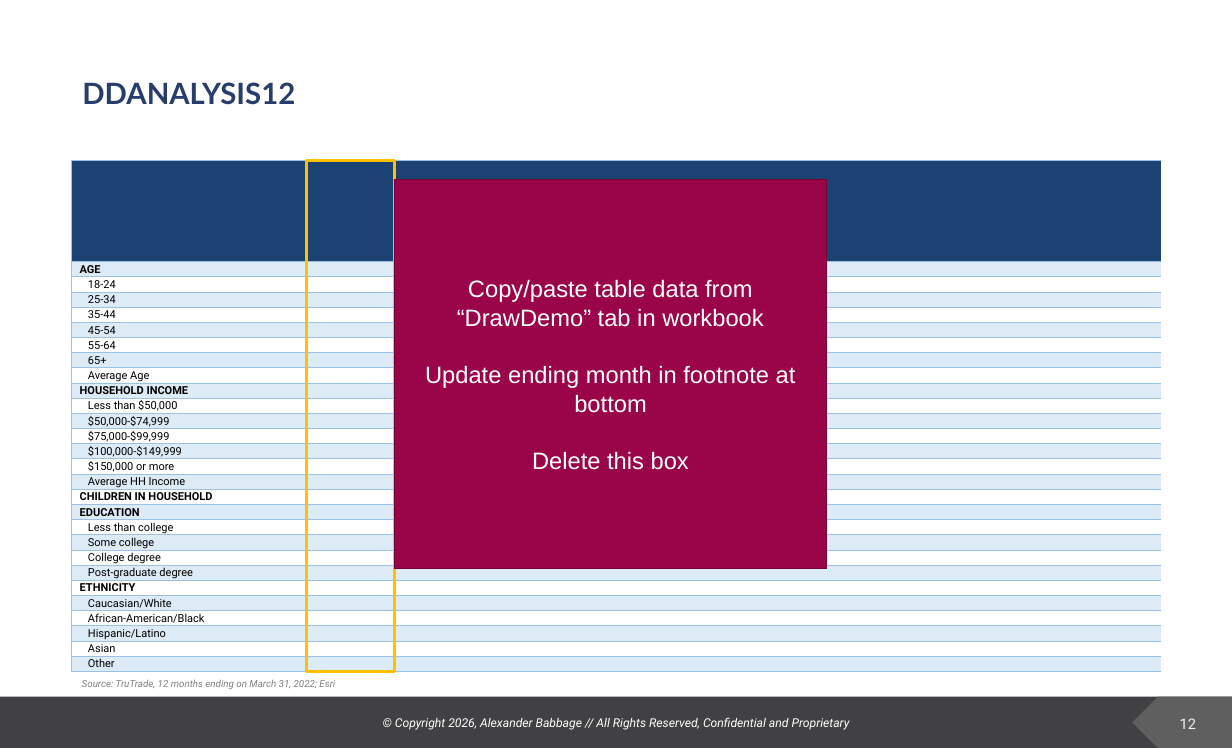
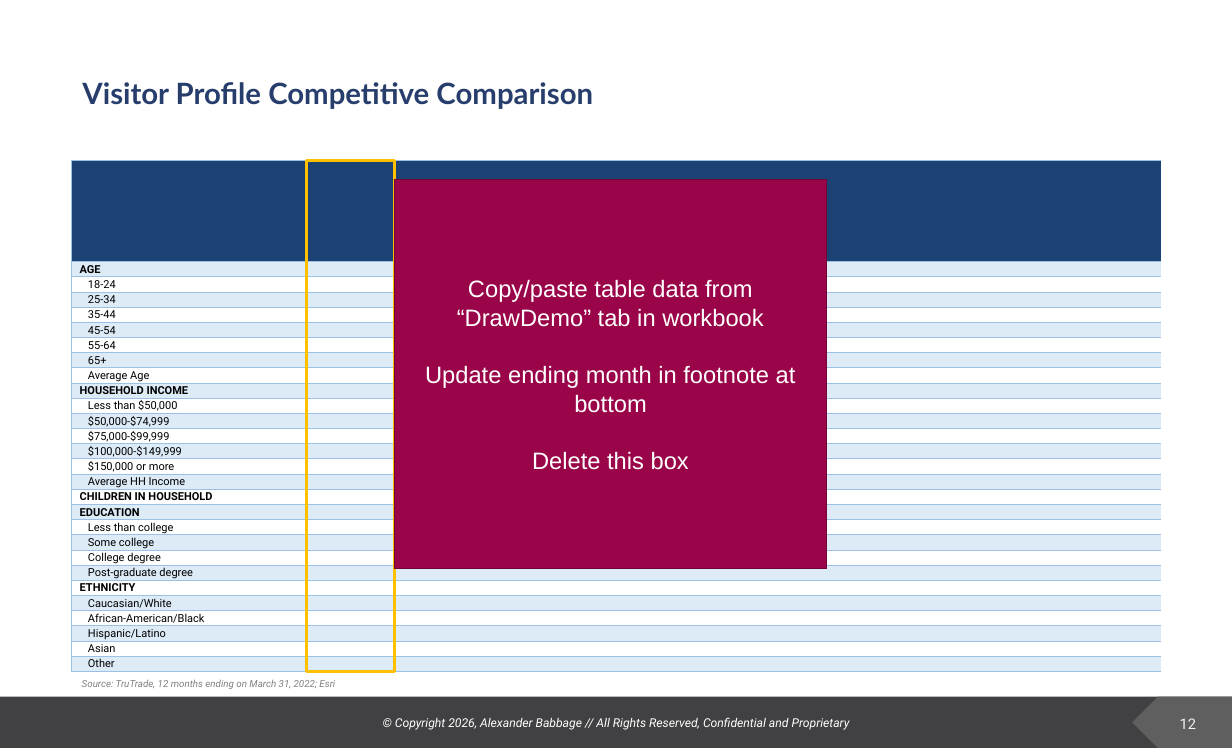
Before and after one commit to deeemdeeem/tt-report-automation, a slide deck: slide 12 of TT_report.pptx. Drawn at 1232x748 pixels with LibreOffice and Linux fonts; fonts in the diff are those of the drawing; background and template pictures are left out. Boxes give left, top, right and bottom in pixels: in the first picture for what was removed or moved away, otherwise in the second. Text is boxed around its words. In the diff, an @@ line names an element or a change of style, - is before the commit and + after.

```diff
--- a/TT_report.pptx
+++ b/TT_report.pptx
@@ title at (82,82,593,109): text changed @@
-DDANALYSIS12
+Visitor Profile Competitive Comparison
```
Also in this commit, not shown: 2 other slides changed.
